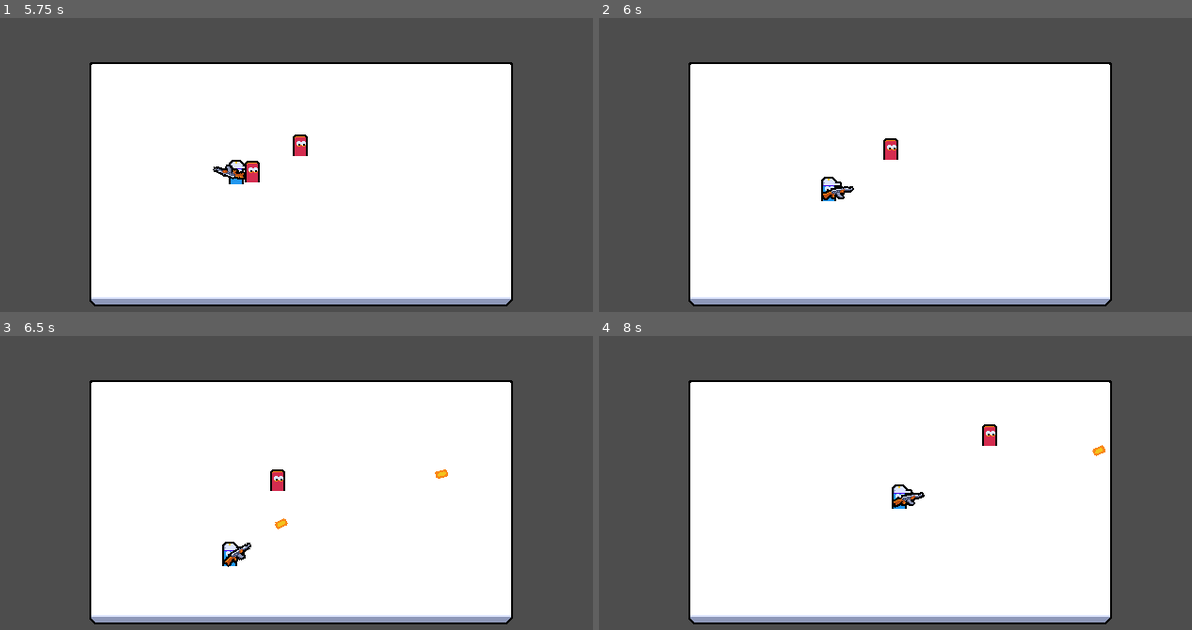
Above: before the commit, frames 1-4 (two rows, left to right).
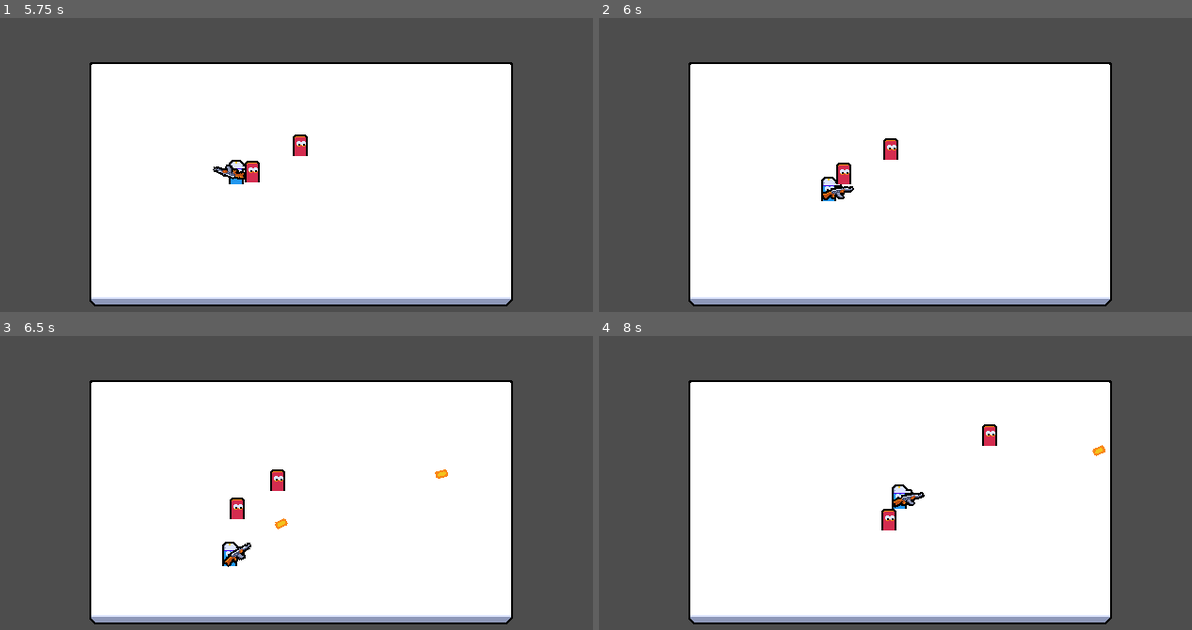
Above: after the commit, the same moments.

Repository: mpowell773/Godot_Multiplayer_Tut
Game: Godot game, scene res://ui/main_menu/main_menu.tscn
Two runs of this game, one before a commit and one after it. Both use one fixed random seed, a clock stepped at 60 frames per second and the inputs below.
Inputs (mouse positions are in pixels of both pictures, inside the frame that each line leads up to):
- Up to frame 1 (5.75 s): tap Enter at 0.5 s; move the mouse to (432, 162) at 0.52 s; press the mouse at (432, 162) at 0.53 s; hold D (move_right) 0.53-1.25 s; release the mouse at (432, 162) at 1.25 s; click "Host" at 1.25 s; tap Space at 2 s; move the mouse to (177, 197) at 2.02 s; hold S (move_down) 2.03-2.78 s; click (177, 197) at 2.1 s; move the mouse to (361, 106) at 2.77 s; press the mouse at (361, 106) at 2.78 s; hold D (move_right) 2.78-3.53 s; move the mouse to (272, 247) at 3.52 s; release the mouse at (272, 247) at 3.53 s; hold W (move_up) 3.53-4.28 s; click (272, 247) at 3.6 s; move the mouse to (480, 229) at 4.27 s; press the mouse at (480, 229) at 4.28 s; hold A (move_left) from 4.28 s (still down); move the mouse to (118, 129) at 5.02 s; release the mouse at (118, 129) at 5.03 s; click (118, 129) at 5.1 s
- Up to frame 2 (6 s): move the mouse to (931, 179) at 5.77 s; release A (move_left) at 5.78 s; press the mouse at (931, 179) at 5.78 s; hold S (move_down) from 5.78 s (still down)
- Up to frame 3 (6.5 s): keep holding S (move_down)
- Up to frame 4 (8 s): move the mouse to (812, 412) at 6.52 s; release S (move_down) at 6.53 s; release the mouse at (812, 412) at 6.53 s; hold D (move_right) 6.53-7.28 s; click (812, 412) at 6.6 s; move the mouse to (1031, 480) at 7.27 s; press the mouse at (1031, 480) at 7.28 s; hold W (move_up) from 7.28 s (still down)

Frame 1 is identical in both runs. In frame 2, 0.2% of the frame differs, in the area x 40-43%, y 49-57%; in frame 3, 0.2%, in the area x 38-42%, y 54-63%; in frame 4, 0.2%.

Commit message:
add health component and refactor enemy health to use new component

Diff:
--- /dev/null
+++ b/component/health_component.gd
@@ -0,0 +1,18 @@
+class_name HealthComponent
+extends Node
+
+signal died
+
+@export var max_health: int = 1
+
+var current_health: int
+
+
+func _ready() -> void:
+	current_health = max_health
+
+
+func damage(amount: int) -> void:
+	current_health = clampi(current_health - amount, 0, max_health)
+	if current_health == 0:
+		died.emit()
--- /dev/null
+++ b/component/health_component.tscn
@@ -0,0 +1,6 @@
+[gd_scene format=3 uid="uid://csgmk4l7bkqi7"]
+
+[ext_resource type="Script" uid="uid://qtsr2cxjpq4m" path="res://component/health_component.gd" id="1_x4qdk"]
+
+[node name="HealthComponent" type="Node" unique_id=275045212]
+script = ExtResource("1_x4qdk")
--- a/entities/enemy/enemy.gd
+++ b/entities/enemy/enemy.gd
@@ -1,10 +1,10 @@
 extends CharacterBody2D
 
-var current_health: int = 1
 var target_position: Vector2
 
 @onready var area_2d: Area2D = $Area2D
 @onready var target_acquisition_timer: Timer = $TargetAcquisitionTimer
+@onready var health_component: HealthComponent = $HealthComponent
 
 
 func _ready() -> void:
@@ -12,6 +12,7 @@
 	target_acquisition_timer.timeout.connect(_on_target_acquisition_timer_timeout)
 
 	if is_multiplayer_authority():
+		health_component.died.connect(_on_died)
 		acquire_target()
 
 
@@ -22,9 +23,7 @@
 
 
 func handle_hit() -> void:
-	current_health -= 1
-	if current_health <= 0:
-		queue_free()
+	health_component.damage(1)
 
 
 func acquire_target() -> void:
@@ -61,3 +60,7 @@
 func _on_target_acquisition_timer_timeout() -> void:
 	if is_multiplayer_authority():
 		acquire_target()
+
+
+func _on_died() -> void:
+	queue_free()
--- a/entities/enemy/enemy.tscn
+++ b/entities/enemy/enemy.tscn
@@ -2,6 +2,7 @@
 
 [ext_resource type="Script" uid="uid://be8fw3vev5nu2" path="res://entities/enemy/enemy.gd" id="1_im2q6"]
 [ext_resource type="Texture2D" uid="uid://cjhqe0oj660u5" path="res://entities/enemy/enemy_medium.png" id="1_ksmh7"]
+[ext_resource type="PackedScene" uid="uid://csgmk4l7bkqi7" path="res://component/health_component.tscn" id="2_3fvr7"]
 
 [sub_resource type="SceneReplicationConfig" id="SceneReplicationConfig_im2q6"]
 properties/0/path = NodePath(".:global_position")
@@ -26,6 +27,9 @@
 wait_time = 0.2
 autostart = true
 
+[node name="HealthComponent" parent="." unique_id=275045212 instance=ExtResource("2_3fvr7")]
+max_health = 2
+
 [node name="Area2D" type="Area2D" parent="." unique_id=905579212]
 position = Vector2(0, -12)
 collision_layer = 0
Not shown, added: component/health_component.gd.uid
